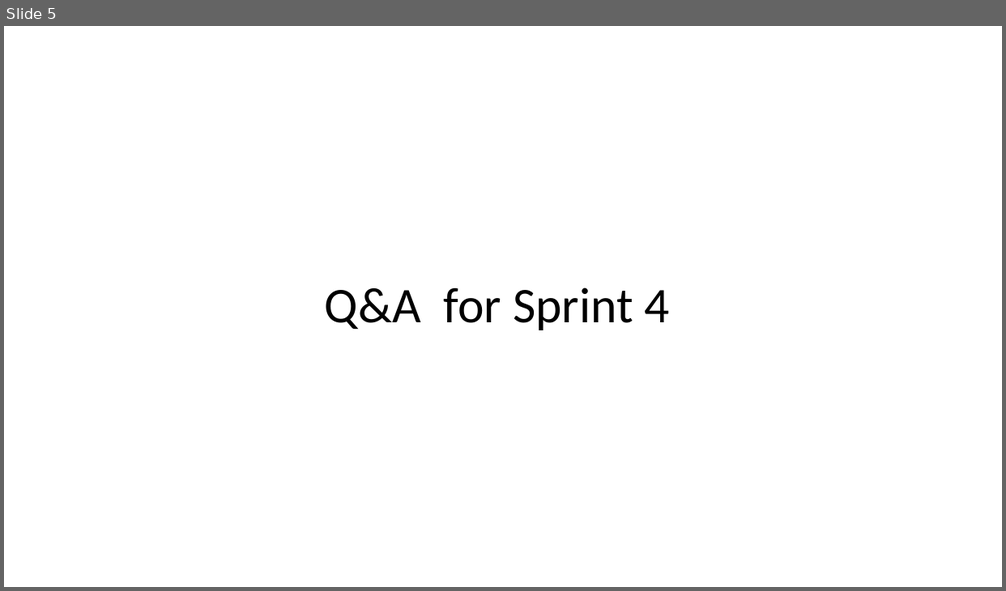
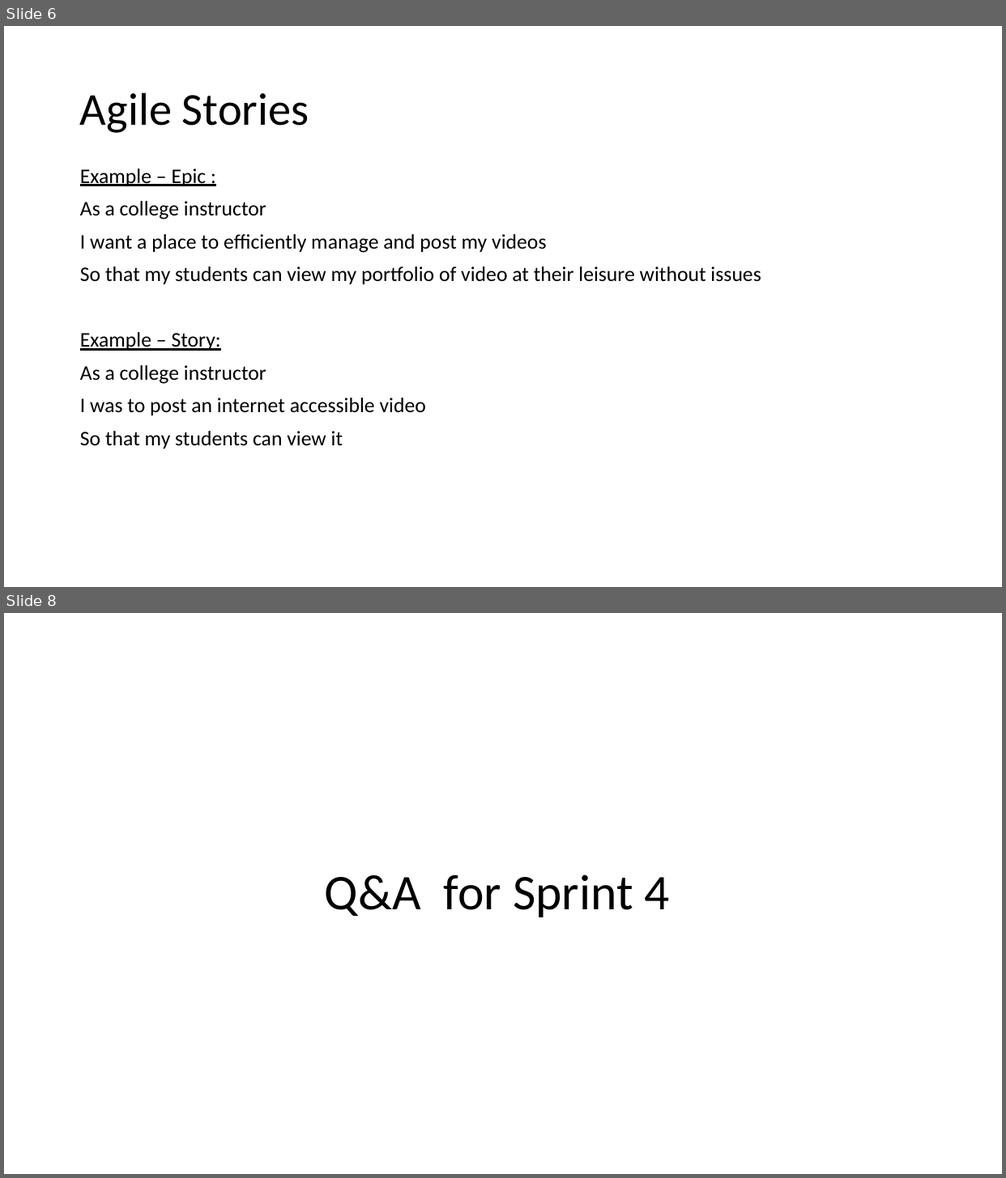
Before and after one commit to EricJPogue/CPSC-24500, a slide deck: lecture-slides/2020-03-03-oop.pptx. Shown one above the other, each under a label of ours: slide 5 before the commit, slides 6 and 8 after it; the slides between them are not shown. The pictures are 1006x591 and 1006x1178 pixels, drawn with LibreOffice and Linux fonts; fonts in the diff are those of the drawing. Boxes give left, top, right and bottom in pixels: in the first picture for what was removed or moved away, otherwise in the second. Text is boxed around its words. In the diff, an @@ line names an element or a change of style, - is before the commit and + after.

```diff
--- a/lecture-slides/2020-03-03-oop.pptx
+++ b/lecture-slides/2020-03-03-oop.pptx
@@ slide 6 added at (4,26,1002,587), background #FFFFFF @@
@@ title added at (80,92,309,133), 44 pt, text #000000 @@
+Agile Stories
@@ text added at (80,169,761,449), 20 pt, text #000000 @@
+Example – Epic :
+As a college instructor
+I want a place to efficiently manage and post my videos
+So that my students can view my portfolio of video at their leisure without issues
+Example – Story:
+As a college instructor
+I was to post an internet accessible video
+So that my students can view it
@@ what was slide 5 is now slide 8 @@
```
Also in this commit, not shown: 5 slides changed, 2 other slides added.
